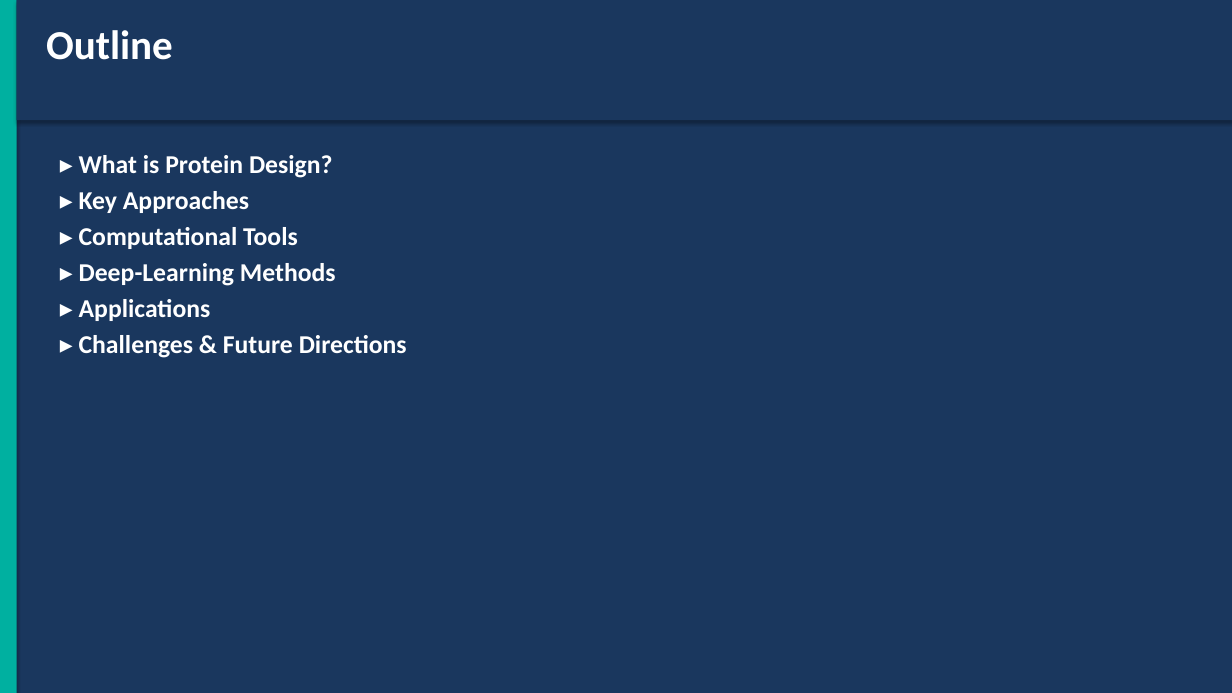
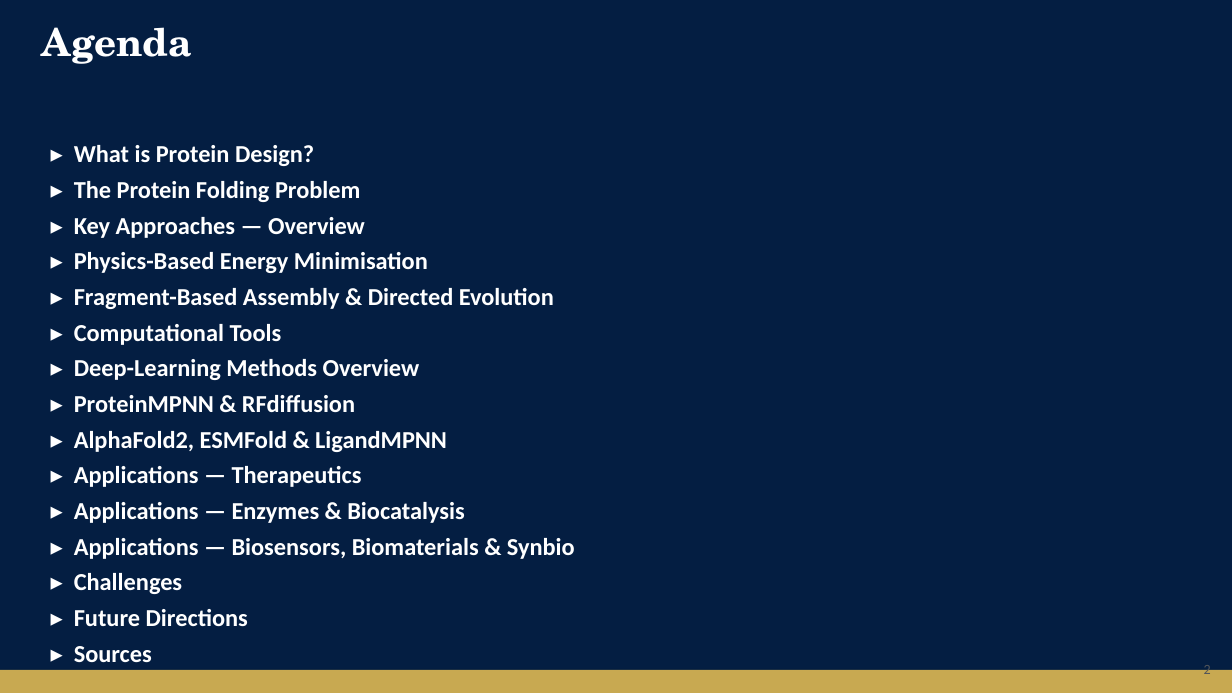
Before and after one commit to AlejandroCaloca/Protein-Design, a slide deck: slide 2 of Protein_Design.pptx. Drawn at 1232x693 pixels with LibreOffice and Linux fonts; fonts in the diff are those of the drawing. Boxes give left, top, right and bottom in pixels: in the first picture for what was removed or moved away, otherwise in the second. Text is boxed around its words. In the diff, an @@ line names an element or a change of style, - is before the commit and + after.

```diff
--- a/Protein_Design.pptx
+++ b/Protein_Design.pptx
@@ rectangle at (0,0,1232,693): fill #1A375E to #041E42 @@
@@ rectangle removed at (0,0,17,693) @@
@@ rectangle removed at (17,0,1232,120) @@
@@ text at (41,27,191,64): text changed; size 32 to 30 pt; font Calibri to TeX Gyre Schola @@
-Outline
+Agenda
@@ text "▸ What is Protein Design?": place and size @@
-text "▸ What is Protein Design?" at (79,155,407,358)
+text "▸ What is Protein Design?" at (74,145,575,662)
@@ text at (74,145,314,345): size 20 to 19 pt in "▸ What is Protein Design?", "▸ Computational Tools"; more space between paragraphs @@
@@ text at (74,181,554,309): text changed; size 20 to 19 pt @@
-▸ Key Approaches
+▸ The Protein Folding Problem
+▸ Key Approaches — Overview
+▸ Physics-Based Energy Minimisation
+▸ Fragment-Based Assembly & Directed Evolution
@@ text at (74,359,575,662): text changed; size 20 to 19 pt @@
-▸ Deep-Learning Methods
-▸ Applications
-▸ Challenges & Future Directions
+▸ Deep-Learning Methods Overview
+▸ ProteinMPNN & RFdiffusion
+▸ AlphaFold2, ESMFold & LigandMPNN
+▸ Applications — Therapeutics
+▸ Applications — Enzymes & Biocatalysis
+▸ Applications — Biosensors, Biomaterials & Synbio
+▸ Challenges
+▸ Future Directions
+▸ Sources
@@ rectangle added at (0,670,1232,693), fill #C8A951 @@
@@ text added at (1204,662,1211,678), 11 pt, text #53565A @@
+2
```
Also in this commit, not shown: 4 other slides changed, 12 slides added, 4 slides removed, 1 other file.
